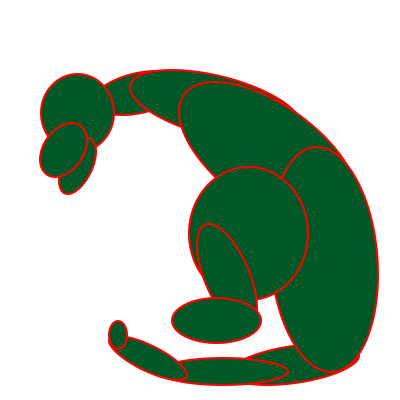
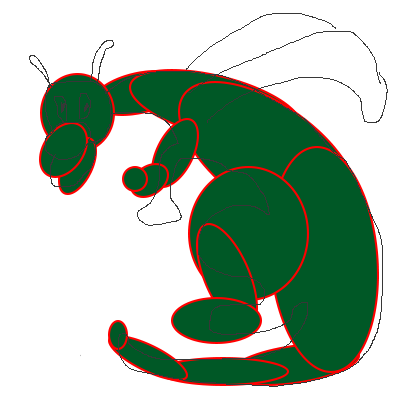
Layers edited between the first and the second (400, 400) image:
showed "sketch" over box(29, 13, 388, 387)
added layer "Ellipse 11" in group "arms" over box(122, 166, 148, 192)
added layer "Ellipse 10" in group "arms" over box(130, 163, 169, 198)
added layer "Ellipse 9" in group "arms" over box(151, 118, 199, 188)
